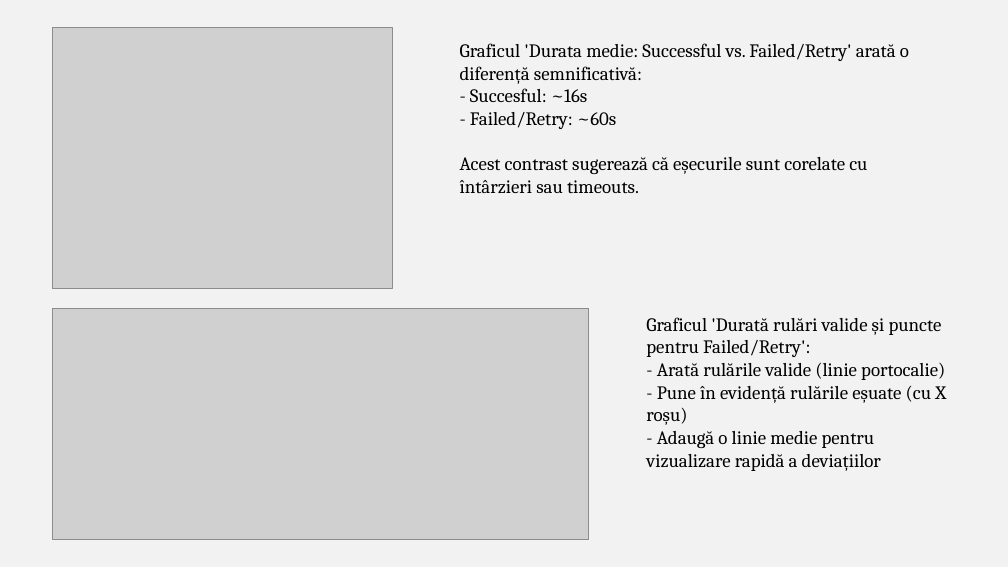
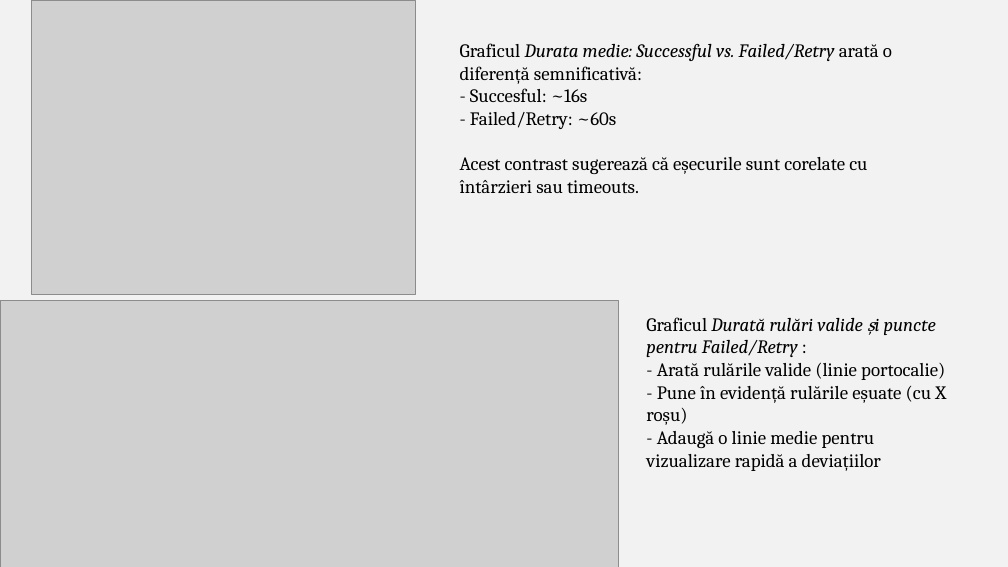
Before and after one commit to lzrwilliam/TestingOnRPAInvoiceExtractor, a slide deck: slide 10 of testarea sistemelor software.pptx. Drawn at 1008x567 pixels with LibreOffice and Linux fonts; fonts in the diff are those of the drawing; grey boxes stand for pictures. Boxes give left, top, right and bottom in pixels: in the first picture for what was removed or moved away, otherwise in the second. Text is boxed around its words. In the diff, an @@ line names an element or a change of style, - is before the commit and + after.

```diff
--- a/testarea sistemelor software.pptx
+++ b/testarea sistemelor software.pptx
@@ picture: place and size @@
-picture at bbox=[53, 28, 393, 289]
+picture at bbox=[32, 0, 415, 294]
@@ text at bbox=[460, 43, 892, 193]: text changed @@
-Graficul 'Durata medie: Successful vs. Failed/Retry' arată o diferență semnificativă:
-- Succesful: ~16s
-- Failed/Retry: ~60s
-Acest contrast sugerează că eșecurile sunt corelate cu întârzieri sau timeouts.
+Graficul Durata medie: Successful vs. Failed/Retry arată o diferență semnificativă:
+- Succesful: ~16s
+- Failed/Retry: ~60s
+Acest contrast sugerează că eșecurile sunt corelate cu întârzieri sau timeouts.
@@ picture: place and size @@
-picture at bbox=[53, 309, 589, 539]
+picture at bbox=[0, 301, 619, 567]
@@ text at bbox=[646, 317, 946, 471]: text changed @@
-Graficul 'Durată rulări valide și puncte pentru Failed/Retry':
-- Arată rulările valide (linie portocalie)
-- Pune în evidență rulările eșuate (cu X roșu)
-- Adaugă o linie medie pentru vizualizare rapidă a deviațiilor
+Graficul Durată rulări valide și puncte pentru Failed/Retry :
+- Arată rulările valide (linie portocalie)
+- Pune în evidență rulările eșuate (cu X roșu)
+- Adaugă o linie medie pentru vizualizare rapidă a deviațiilor
```
Also in this commit, not shown: 7 other slides changed, 2 slides added, 2 slides removed.
